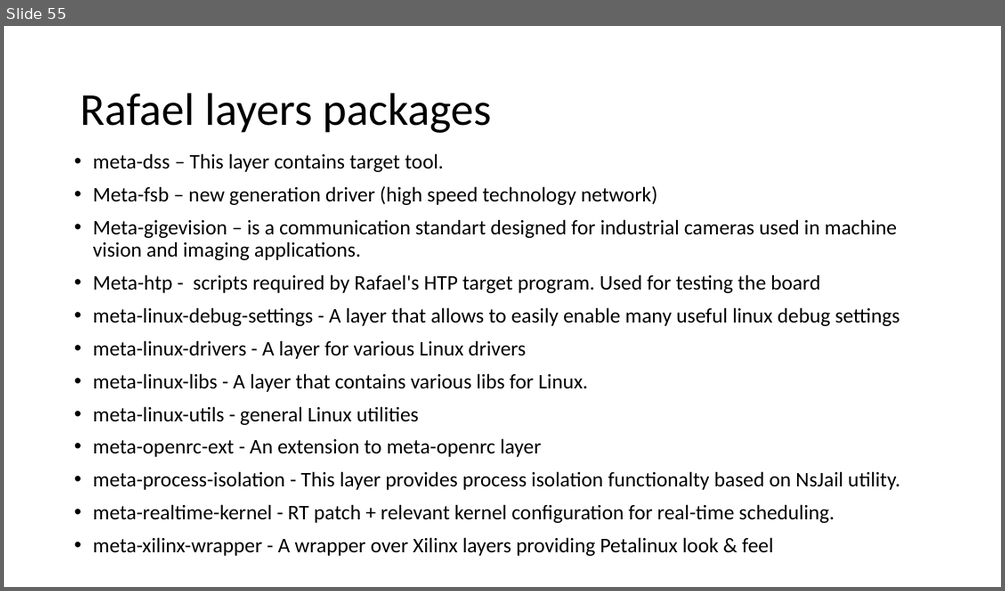
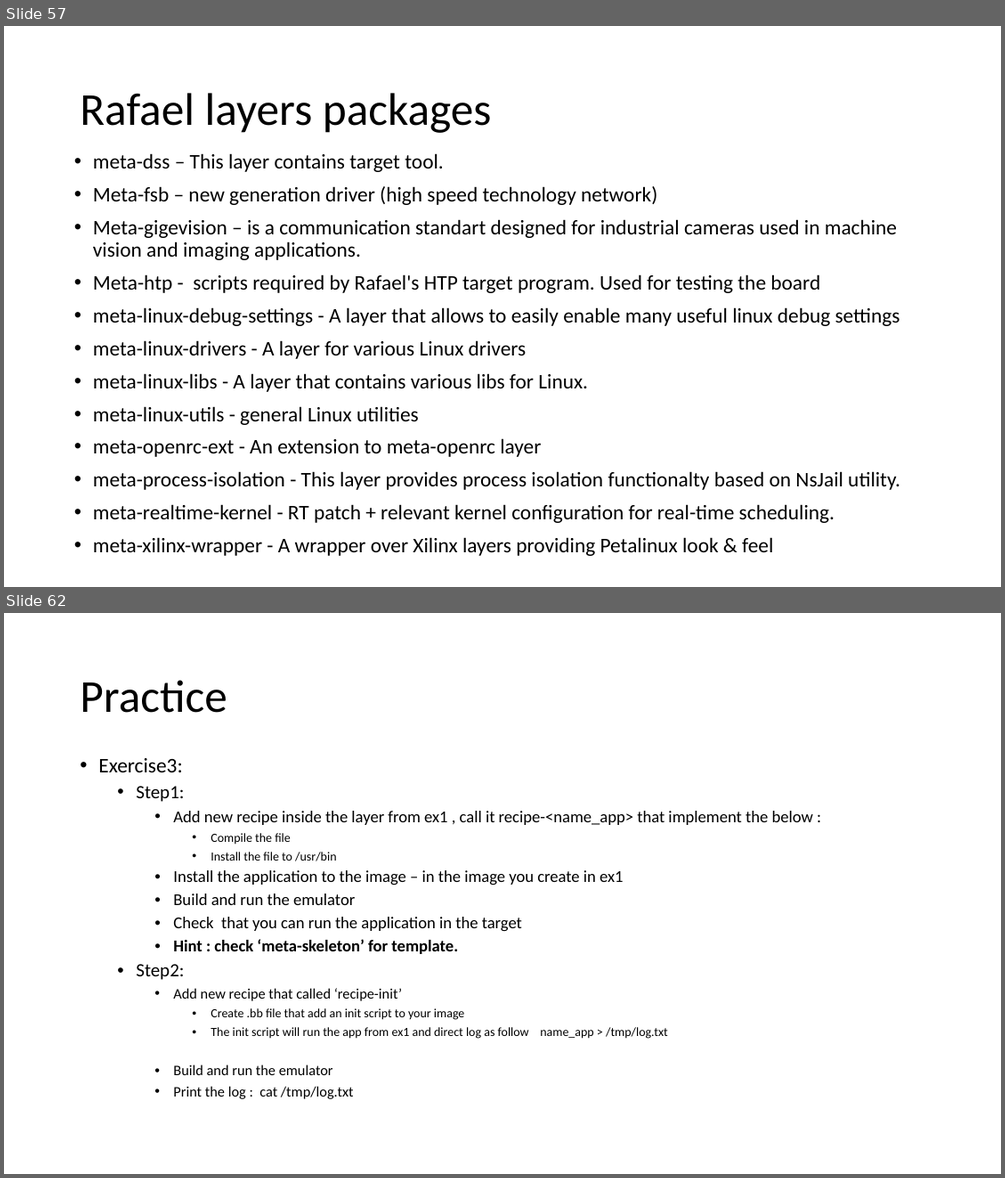
Before and after one commit to yaronda2/YoctoCourse, a slide deck: Yocto Practice_Release.pptx. Shown one above the other, each under a label of ours: slide 55 before the commit, slides 57 and 62 after it; the slides between them are not shown. The pictures are 1005x591 and 1005x1178 pixels, drawn with LibreOffice and Linux fonts; fonts in the diff are those of the drawing. Boxes give left, top, right and bottom in pixels: in the first picture for what was removed or moved away, otherwise in the second. Text is boxed around its words. In the diff, an @@ line names an element or a change of style, - is before the commit and + after.

```diff
--- a/Yocto Practice_Release.pptx
+++ b/Yocto Practice_Release.pptx
@@ slide 62 added at box(4, 613, 1001, 1174), background #FFFFFF @@
@@ title added at box(80, 680, 226, 713), 44 pt, text #000000 @@
+Practice
@@ text added at box(98, 758, 813, 1099), 16 pt, text #000000 @@
+• Exercise3:
+  • Step1:
+    • Add new recipe inside the layer from ex1 , call it recipe-<name_app> that implement the below :
+      • Compile the file
+      • Install the file to /usr/bin
+    • Install the application to the image – in the image you create in ex1
+    • Build and run the emulator
+    • Check that you can run the application in the target
+    • Hint : check ‘meta-skeleton’ for template.
+  • Step2:
+    • Add new recipe that called ‘recipe-init’
+      • Create .bb file that add an init script to your image
+      • The init script will run the app from ex1 and direct log as follow name_app > /tmp/log.txt
+    • Build and run the emulator
+    • Print the log : cat /tmp/log.txt
@@ what was slide 55 is now slide 57 @@
```
Also in this commit, not shown: 3 slides changed, 12 other slides added.
